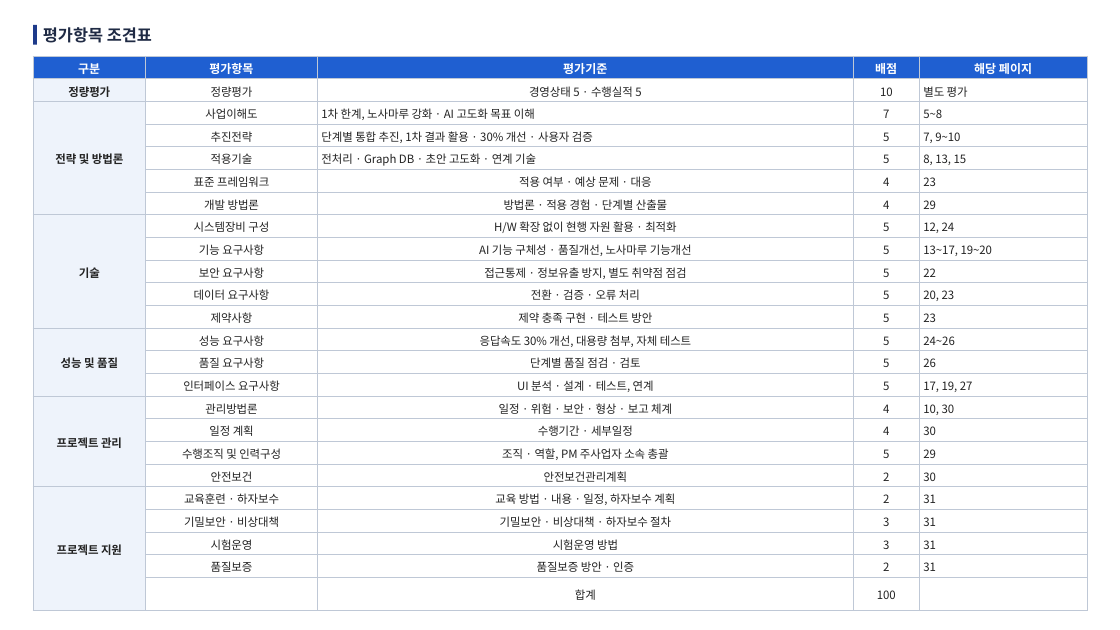
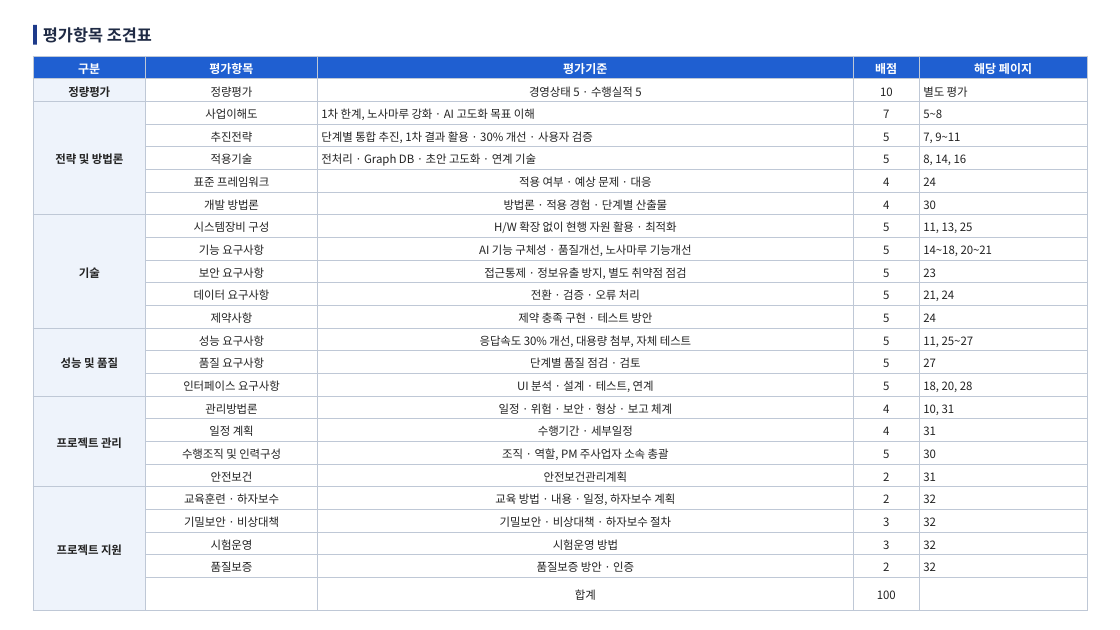
Before and after one commit to hwangsteeve-tech/hbjw, a slide deck: slide 2 of proposals/2026-11_nlrc-ai-labor-commission/nlrc_발표자료.pptx. Drawn at 1120x630 pixels with LibreOffice and Linux fonts; fonts in the diff are those of the drawing. Boxes give left, top, right and bottom in pixels: in the first picture for what was removed or moved away, otherwise in the second. Text is boxed around its words. In the diff, an @@ line names an element or a change of style, - is before the commit and + after.

```diff
--- a/proposals/2026-11_nlrc-ai-labor-commission/nlrc_발표자료.pptx
+++ b/proposals/2026-11_nlrc-ai-labor-commission/nlrc_발표자료.pptx
@@ table at (x1=33, y1=56, x2=1088, y2=604) @@
-row 4, column 5: 7, 9~10
+row 4, column 5: 7, 9~11
-row 5, column 5: 8, 13, 15
+row 5, column 5: 8, 14, 16
-row 6, column 5: 23
+row 6, column 5: 24
-row 7, column 5: 29
+row 7, column 5: 30
-row 8, column 5: 12, 24
+row 8, column 5: 11, 13, 25
-row 9, column 5: 13~17, 19~20
+row 9, column 5: 14~18, 20~21
-row 10, column 5: 22
+row 10, column 5: 23
-row 11, column 5: 20, 23
+row 11, column 5: 21, 24
-row 12, column 5: 23
+row 12, column 5: 24
-row 13, column 5: 24~26
+row 13, column 5: 11, 25~27
-row 14, column 5: 26
+row 14, column 5: 27
-row 15, column 5: 17, 19, 27
+row 15, column 5: 18, 20, 28
-row 16, column 5: 10, 30
+row 16, column 5: 10, 31
-row 17, column 5: 30
+row 17, column 5: 31
-row 18, column 5: 29
+row 18, column 5: 30
-row 19, column 5: 30
+row 19, column 5: 31
-row 20, column 5: 31
+row 20, column 5: 32
-row 21, column 5: 31
+row 21, column 5: 32
-row 22, column 5: 31
+row 22, column 5: 32
-row 23, column 5: 31
+row 23, column 5: 32
```
Also in this commit, not shown: 18 other slides changed, 1 slide added, 12 other files.
